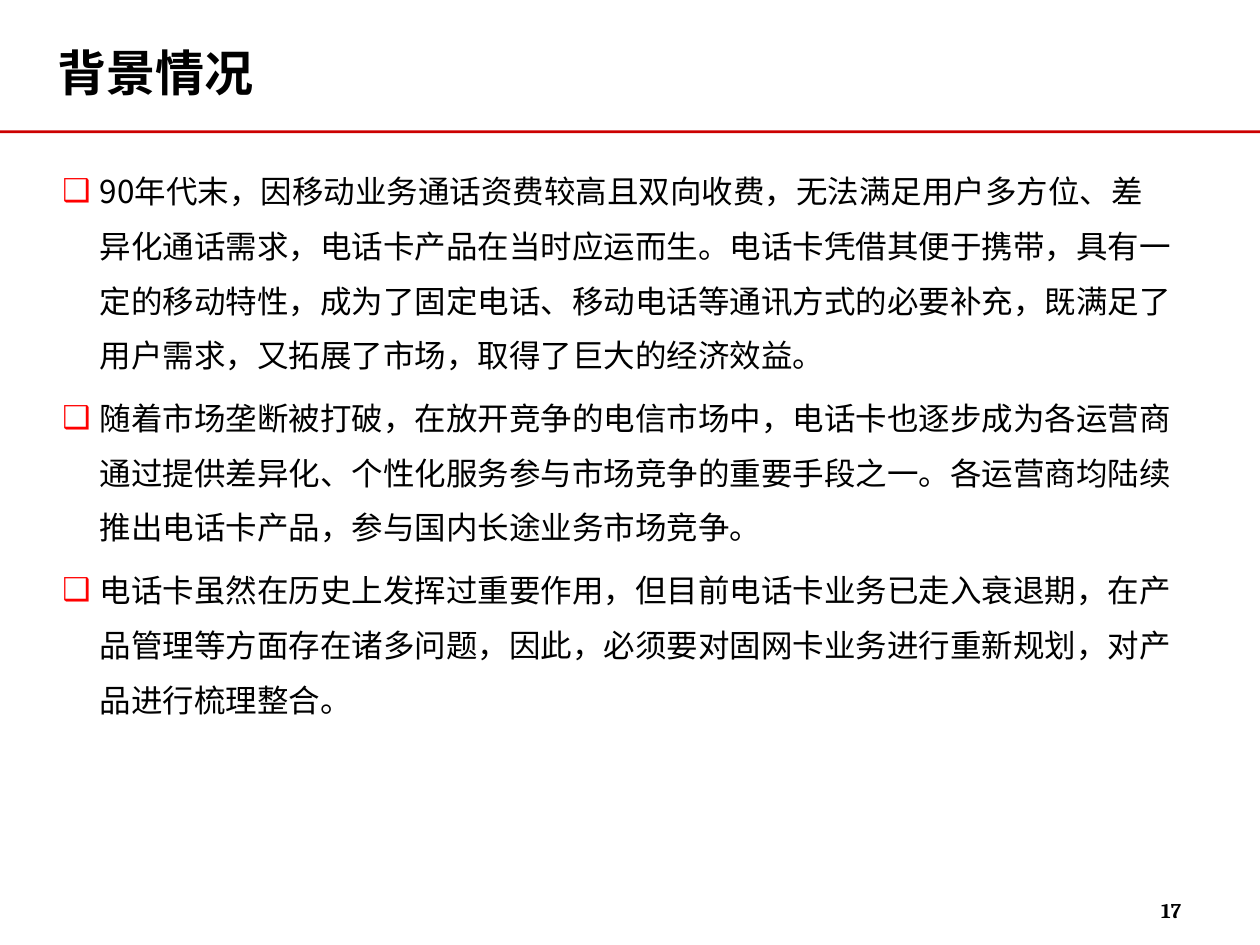
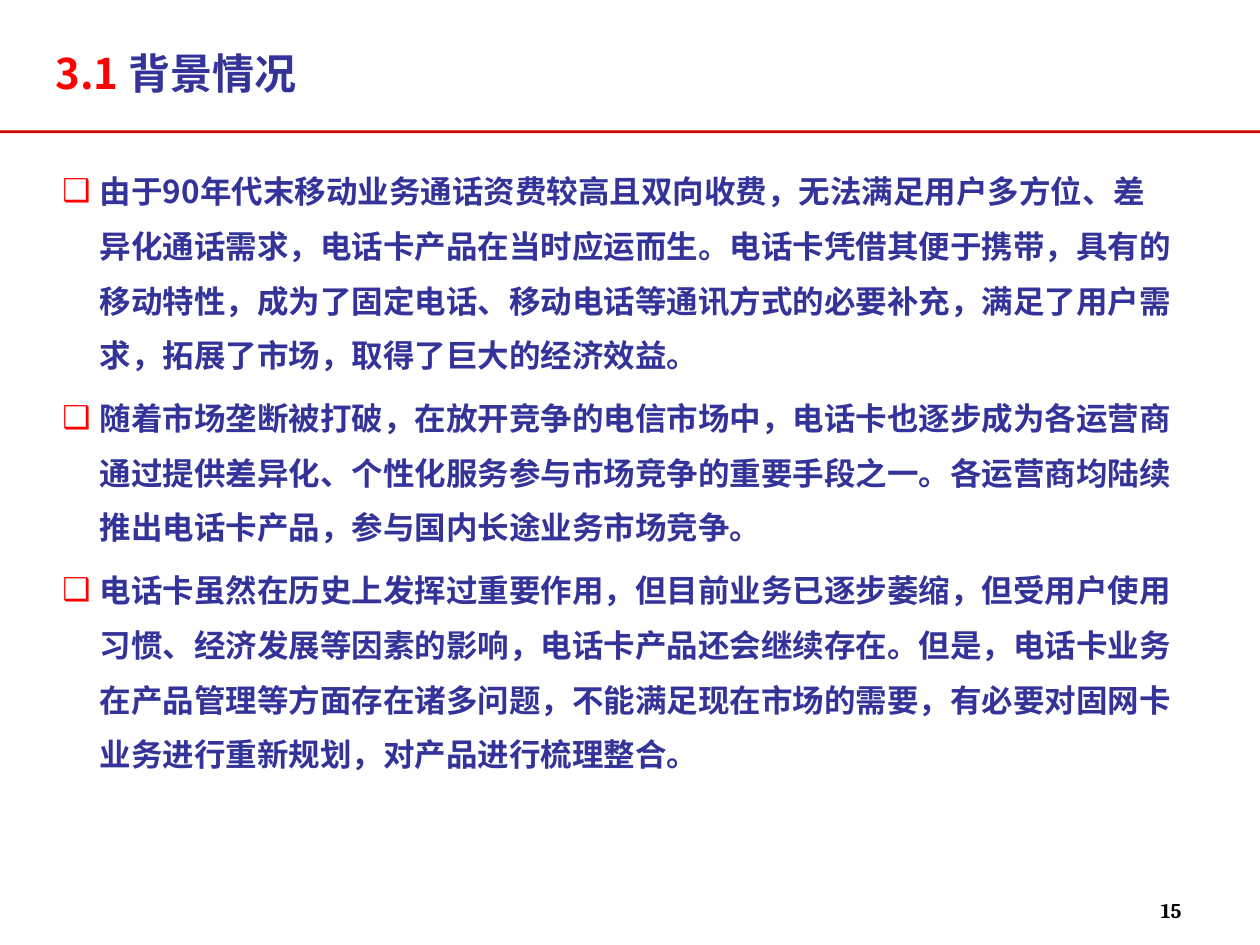
Before and after one commit to momo1101/unicardsrch, a slide deck: slide 15 of 软课题文本/软课题-中国联通电信卡业务及策略研究.ppt (slide 17 before the commit). Drawn at 1260x945 pixels with LibreOffice and Linux fonts; fonts in the diff are those of the drawing; background and template pictures are left out. Boxes give left, top, right and bottom in pixels: in the first picture for what was removed or moved away, otherwise in the second. Text is boxed around its words. In the diff, an @@ line names an element or a change of style, - is before the commit and + after.

Commit message:
市场部最终定稿

```diff
--- a/软课题文本/软课题-中国联通电信卡业务及策略研究.ppt
+++ b/软课题文本/软课题-中国联通电信卡业务及策略研究.ppt
@@ text at <box>55,53,296,93</box>: text changed; size 28 to 24 pt; text colour #000000 to #333399 @@
-背景情况
+3.1 背景情况
@@ text at <box>100,176,1171,371</box>: text changed; text colour #000000 to #333399; bold on @@
-❑ 90年代末，因移动业务通话资费较高且双向收费，无法满足用户多方位、差异化通话需求，电话卡产品在当时应运而生。电话卡凭借其便于携带，具有一定的移动特性，成为了固定电话、移动电话等通讯方式的必要补充，既满足了用户需求，又拓展了市场，取得了巨大的经济效益。
+❑ 由于90年代末移动业务通话资费较高且双向收费，无法满足用户多方位、差异化通话需求，电话卡产品在当时应运而生。电话卡凭借其便于携带，具有的移动特性，成为了固定电话、移动电话等通讯方式的必要补充，满足了用户需求，拓展了市场，取得了巨大的经济效益。
@@ text at <box>100,403,1171,543</box>: text colour #000000 to #333399, bold on in "随着市场垄断被打破，在放开竞争的电信市场中，电话卡也逐步成为各运营商通过提供差异化、个性化服务参与市场竞争的重要手段之一 ..." @@
@@ text at <box>100,575,1171,770</box>: text changed; text colour #000000 to #333399; bold on @@
-❑ 电话卡虽然在历史上发挥过重要作用，但目前电话卡业务已走入衰退期，在产品管理等方面存在诸多问题，因此，必须要对固网卡业务进行重新规划，对产品进行梳理整合。
+❑ 电话卡虽然在历史上发挥过重要作用，但目前业务已逐步萎缩，但受用户使用习惯、经济发展等因素的影响，电话卡产品还会继续存在。但是，电话卡业务在产品管理等方面存在诸多问题，不能满足现在市场的需要，有必要对固网卡业务进行重新规划，对产品进行梳理整合。
@@ page number at <box>1161,904,1181,918</box>: text changed @@
-17
+15
```
Also in this commit, not shown: 21 other slides changed, 3 slides added, 7 slides removed.
